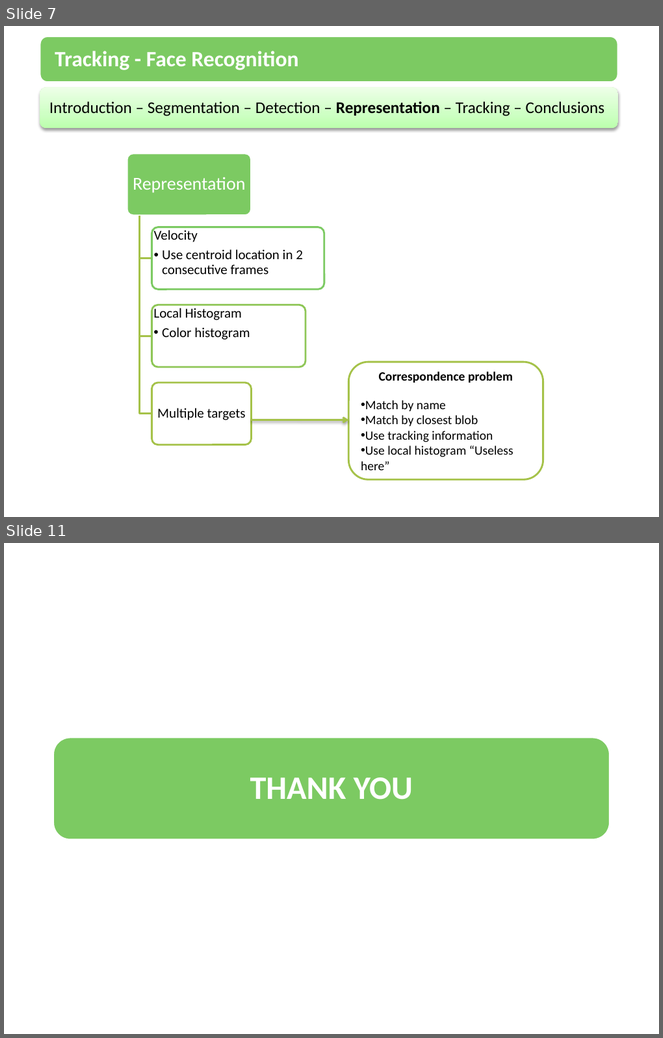
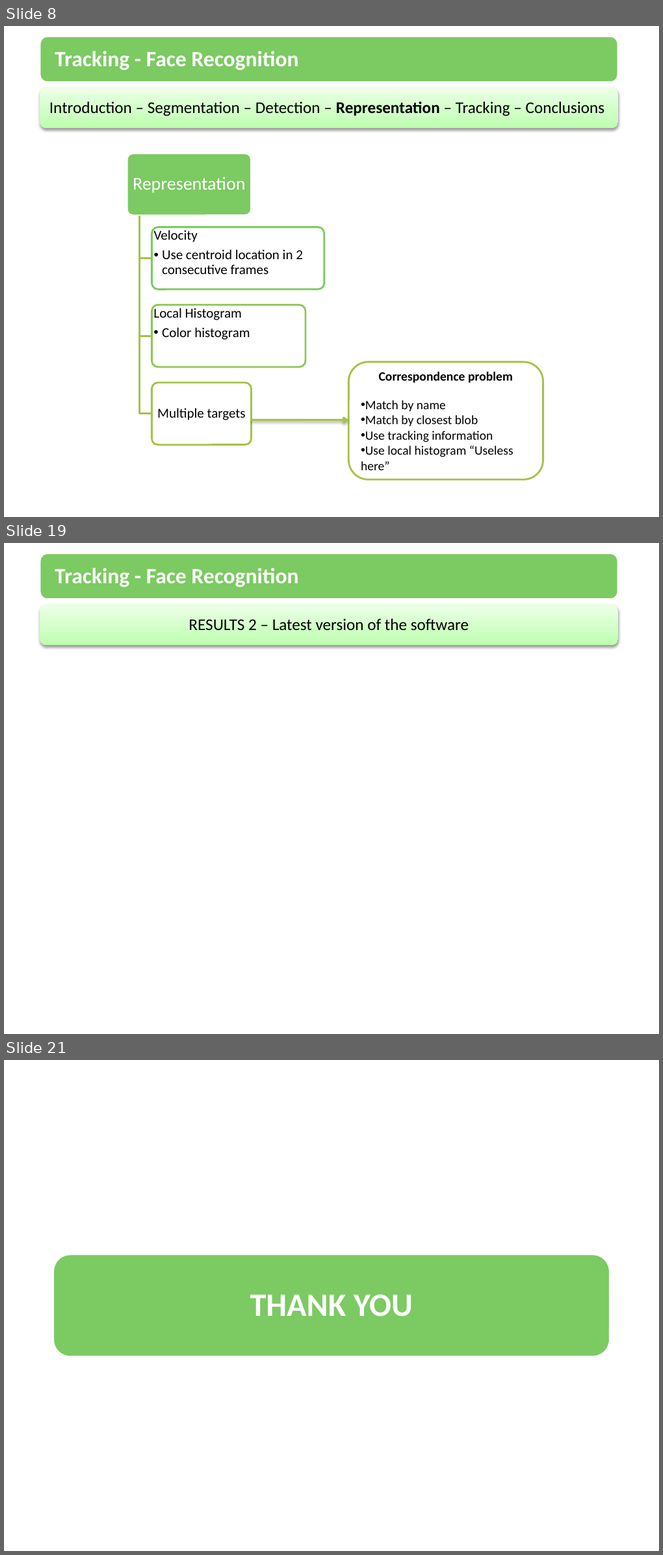
Before and after one commit to amounir86/mcvai-tracking, a slide deck: trunk/Presentation/Tracking.pptx. Shown one above the other, each under a label of ours: slides 7 and 11 before the commit, slides 8, 19 and 21 after it; the slides between them are not shown. The pictures are 663x1038 and 663x1555 pixels, drawn with LibreOffice and Linux fonts; fonts in the diff are those of the drawing. Boxes give left, top, right and bottom in pixels: in the first picture for what was removed or moved away, otherwise in the second. Text is boxed around its words. In the diff, an @@ line names an element or a change of style, - is before the commit and + after.

```diff
--- a/trunk/Presentation/Tracking.pptx
+++ b/trunk/Presentation/Tracking.pptx
@@ slide 19 added at (x1=4, y1=543, x2=659, y2=1034), background #FFFFFF @@
@@ rounded rectangle added at (x1=40, y1=553, x2=619, y2=600), fill #7CCA62, outline #FFFFFF 2 pt @@
@@ text added at (x1=55, y1=568, x2=298, y2=587), 24 pt, text #FFFFFF, bold @@
+Tracking - Face Recognition
@@ rounded rectangle added at (x1=40, y1=605, x2=619, y2=646), fill gradient #BCFFAD to #CFFFC5 to #ECFFE9 @@
@@ text added at (x1=189, y1=618, x2=469, y2=631), 18 pt, text #000000 @@
+RESULTS 2 – Latest version of the software
@@ what was slide 7 is now slide 8 @@
@@ what was slide 11 is now slide 21 @@
```
Also in this commit, not shown: 3 slides changed, 10 other slides added, 1 slide removed.
